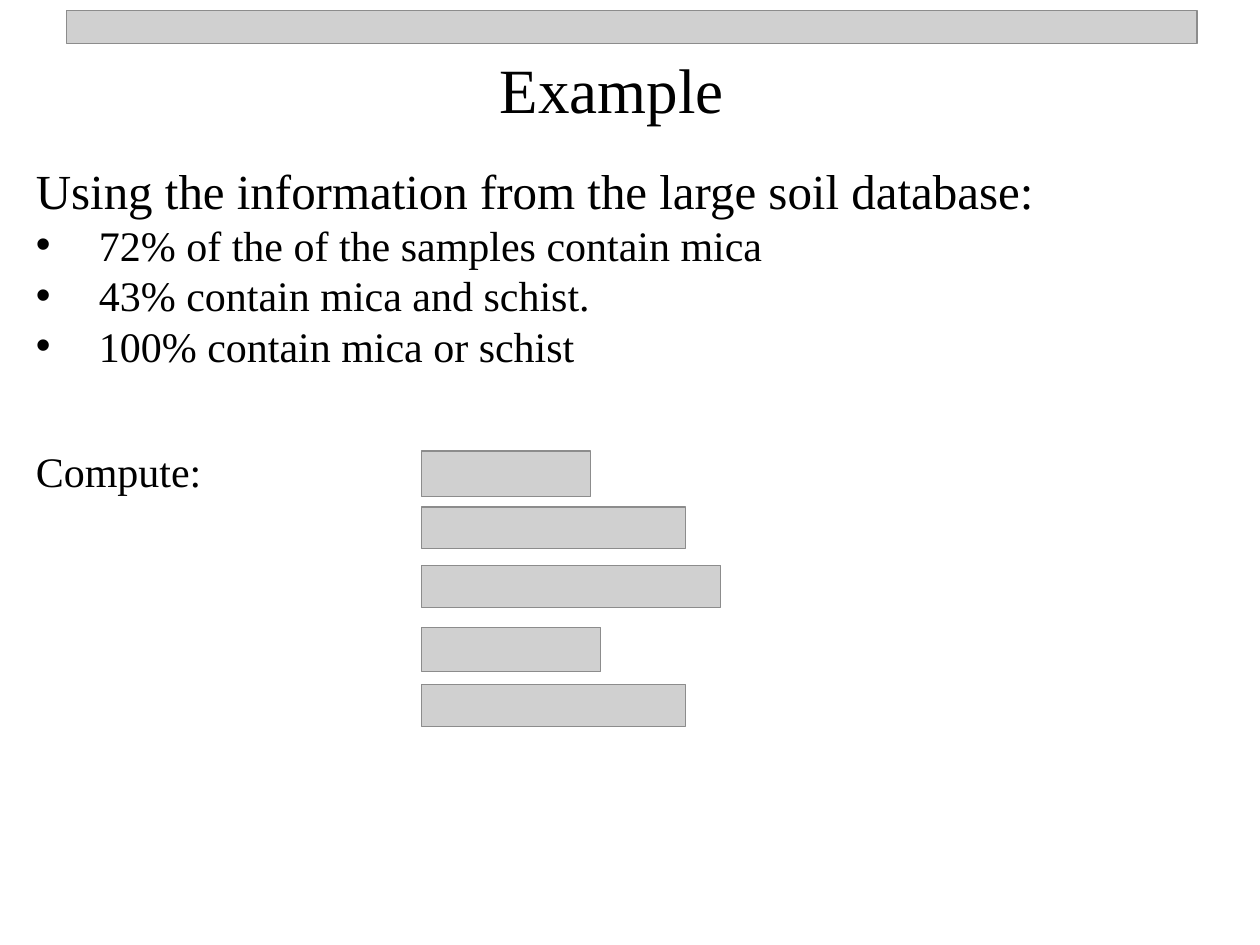
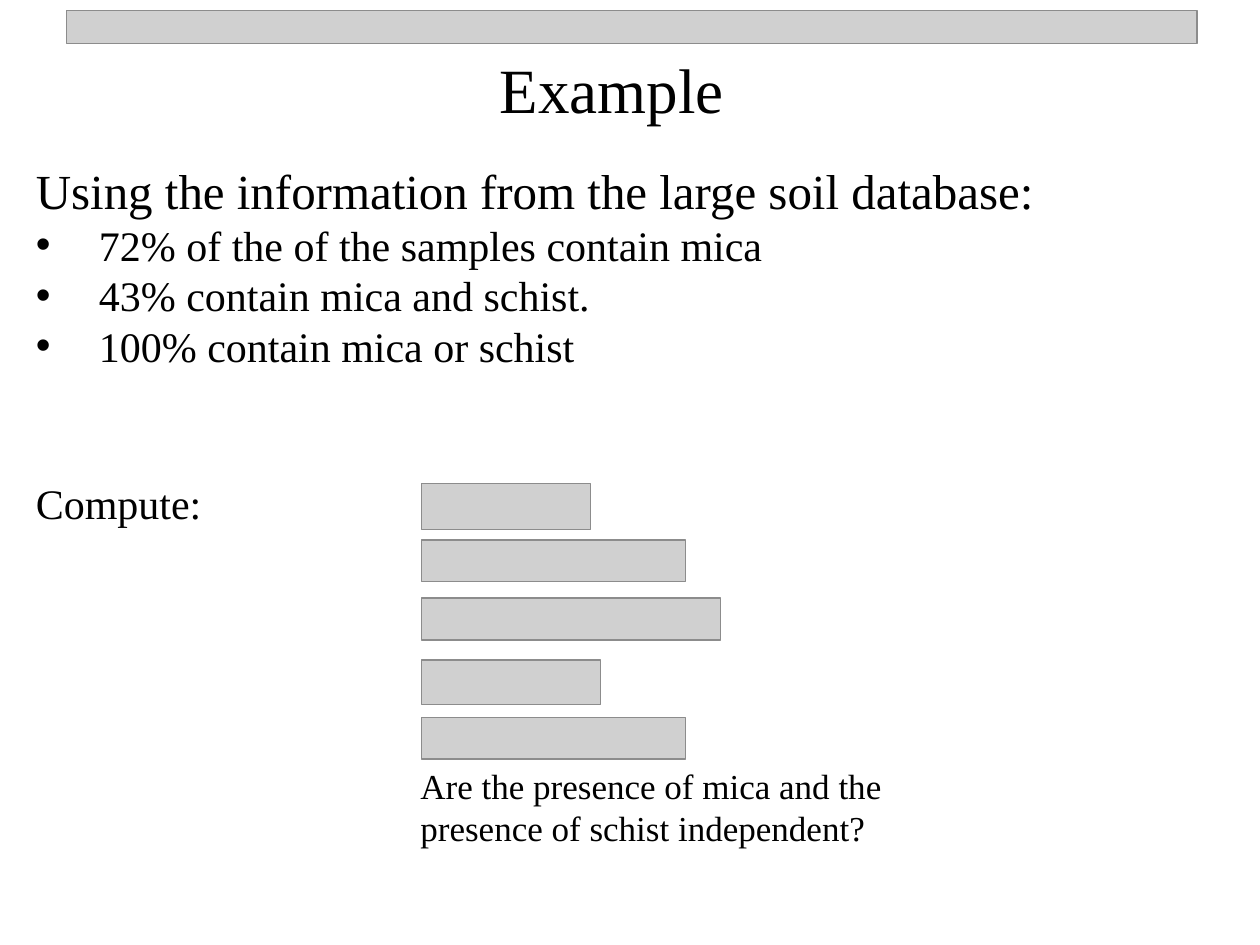
Before and after one commit to npetraco/MAT301, a slide deck: slide 26 of Notes/3_Probability.pptx (slide 24 before the commit). Drawn at 1260x945 pixels with LibreOffice and Linux fonts; fonts in the diff are those of the drawing; grey boxes stand for pictures. Boxes give left, top, right and bottom in pixels: in the first picture for what was removed or moved away, otherwise in the second. Text is boxed around its words. In the diff, an @@ line names an element or a change of style, - is before the commit and + after.

```diff
--- a/Notes/3_Probability.pptx
+++ b/Notes/3_Probability.pptx
@@ 3 pictures, 1 text: place and size @@
-3 pictures, 1 text at (36,451,685,726)
+3 pictures, 1 text at (36,484,685,759)
@@ picture: place and size @@
-picture at (422,507,685,548)
+picture at (422,539,685,581)
@@ picture: place and size @@
-picture at (422,566,721,607)
+picture at (422,598,721,640)
@@ text added at (420,774,882,848), 20 pt, text #000000 @@
+Are the presence of mica and the presence of schist independent?
```
Also in this commit, not shown: 2 other slides changed, 2 slides added.
